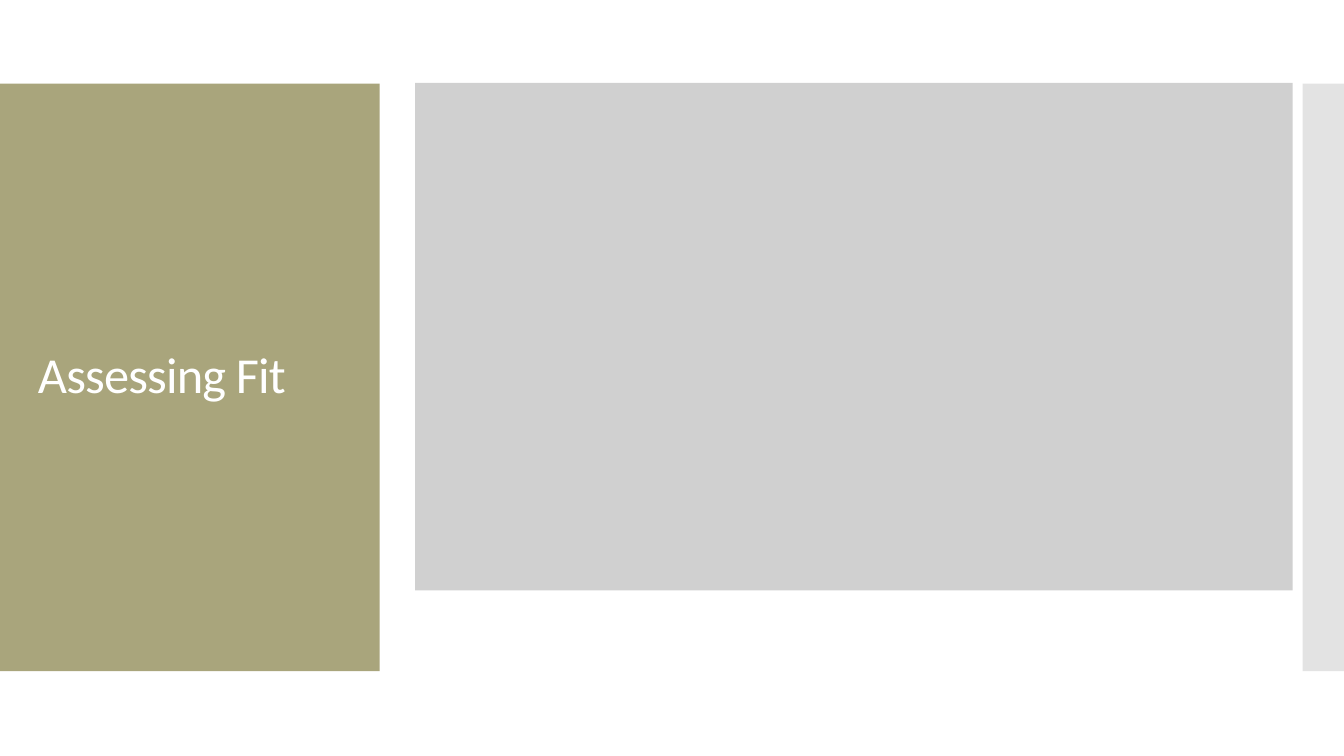
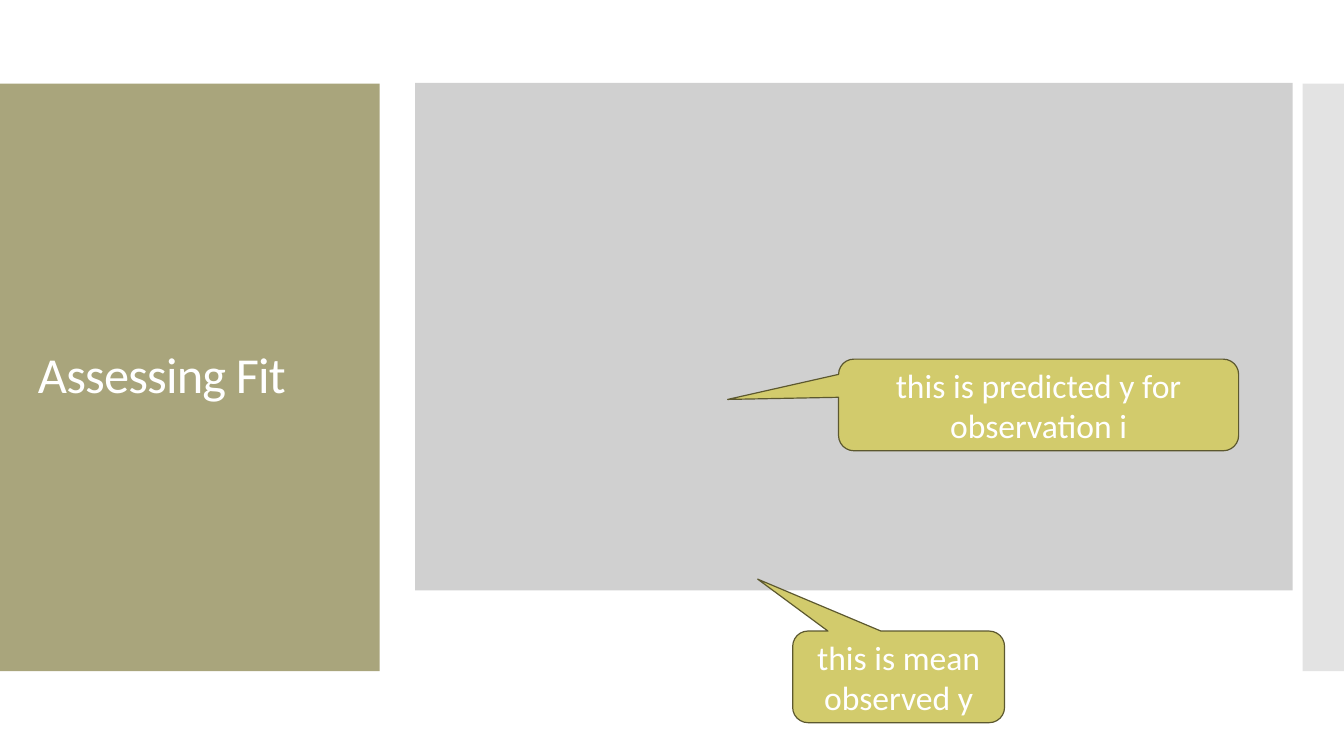
Before and after one commit to amosca01/MATH108-S24, a slide deck: slide 26 of slides/06-simple-linear-reg-pt2.pptx. Drawn at 1344x756 pixels with LibreOffice and Linux fonts; fonts in the diff are those of the drawing; grey boxes stand for pictures. Boxes give left, top, right and bottom in pixels: in the first picture for what was removed or moved away, otherwise in the second. Text is boxed around its words. In the diff, an @@ line names an element or a change of style, - is before the commit and + after.

```diff
--- a/slides/06-simple-linear-reg-pt2.pptx
+++ b/slides/06-simple-linear-reg-pt2.pptx
@@ rounded speech box added at bbox=[839, 359, 1239, 451], fill #D2CB6C, outline #5C592F 0.85 pt, 24 pt, text #FFFFFF @@
+this is predicted y for observation i
@@ rounded speech box added at bbox=[792, 631, 1004, 723], fill #D2CB6C, outline #5C592F 0.85 pt, 24 pt, text #FFFFFF @@
+this is mean observed y
```
Also in this commit, not shown: 1 other slide changed, 8 slides added, 2 slides removed, 15 other files.
